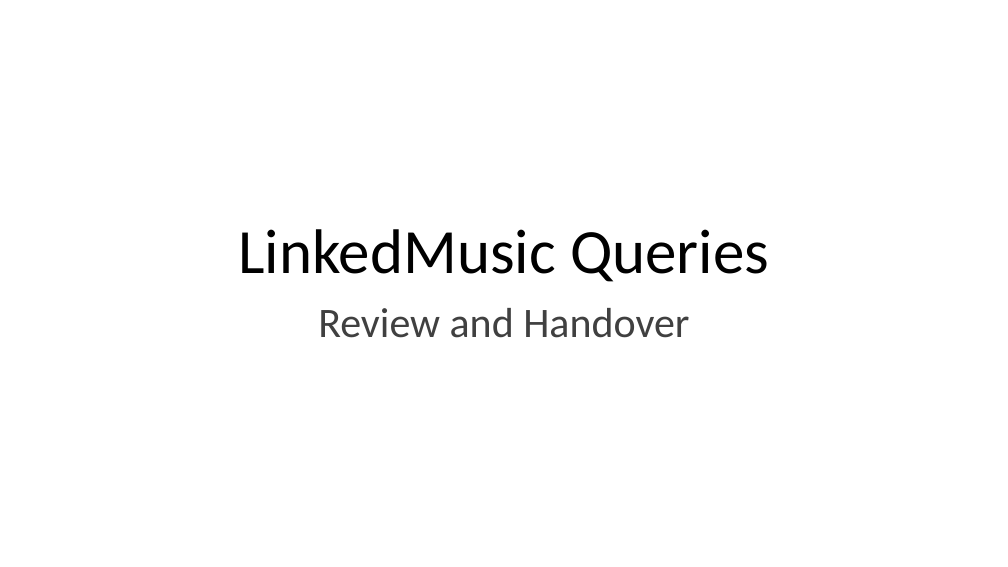
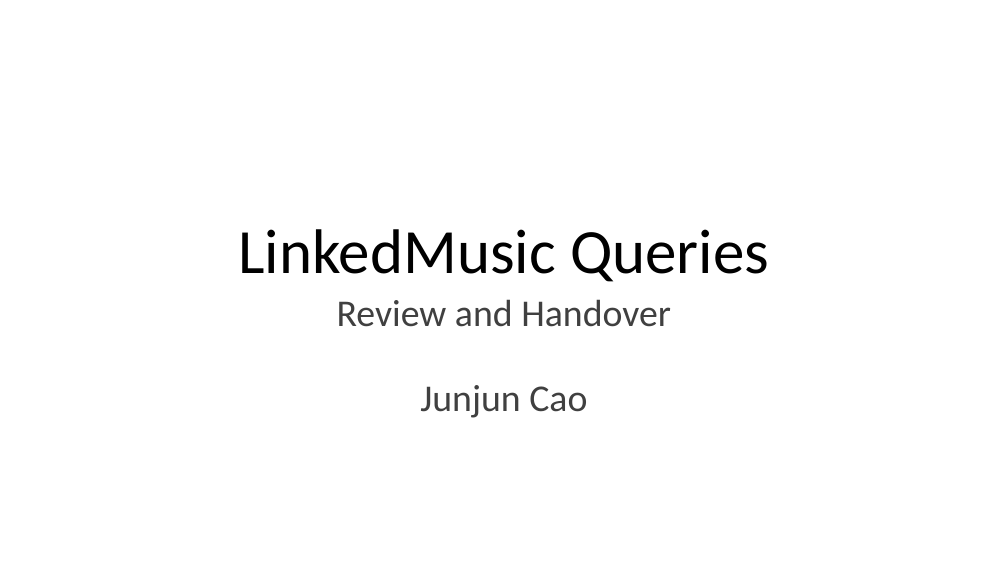
Before and after one commit to DDMAL/linkedmusic-queries, a slide deck: slide 1 of handOver_generalReviewOf_LinkedMusicQueries2024-2025.pptx. Drawn at 1008x567 pixels with LibreOffice and Linux fonts; fonts in the diff are those of the drawing. Boxes give left, top, right and bottom in pixels: in the first picture for what was removed or moved away, otherwise in the second. Text is boxed around its words. In the diff, an @@ line names an element or a change of style, - is before the commit and + after.

```diff
--- a/handOver_generalReviewOf_LinkedMusicQueries2024-2025.pptx
+++ b/handOver_generalReviewOf_LinkedMusicQueries2024-2025.pptx
@@ subtitle at [337,299,671,327]: size 40 to 36 pt in "Review and Handover"; line spacing 0.9 to 0.7 @@
@@ subtitle at [420,385,587,418]: paragraph added @@
+Junjun Cao
```
Also in this commit, not shown: 9 other slides changed, 4 slides added, 1 other file.
